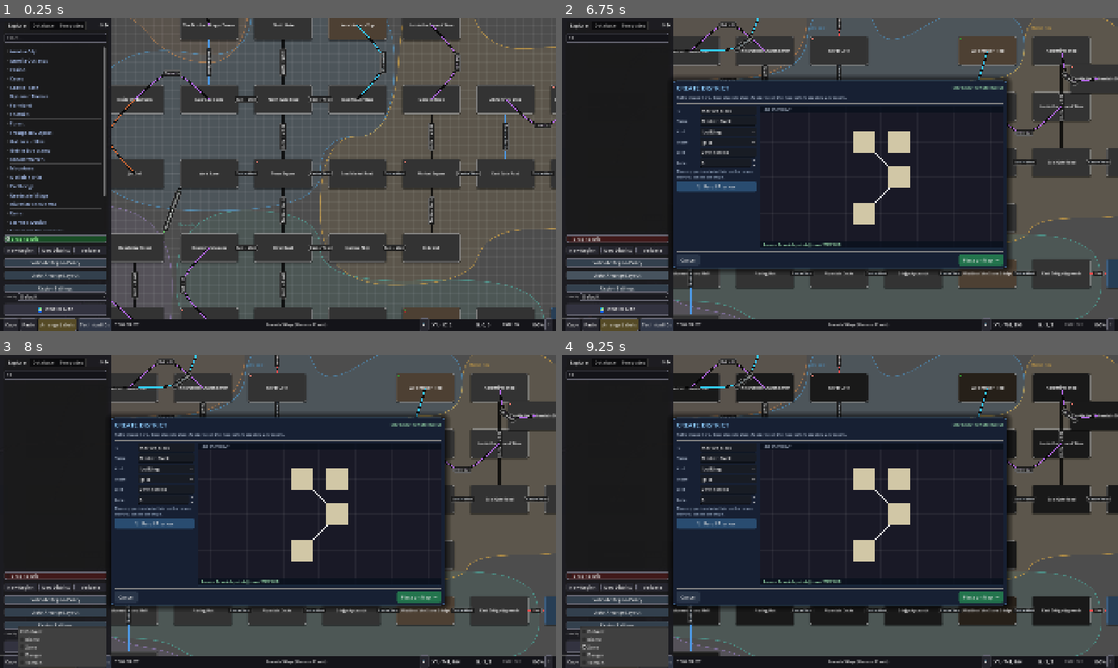
Above: before the commit, frames 1-4 (two rows, left to right).
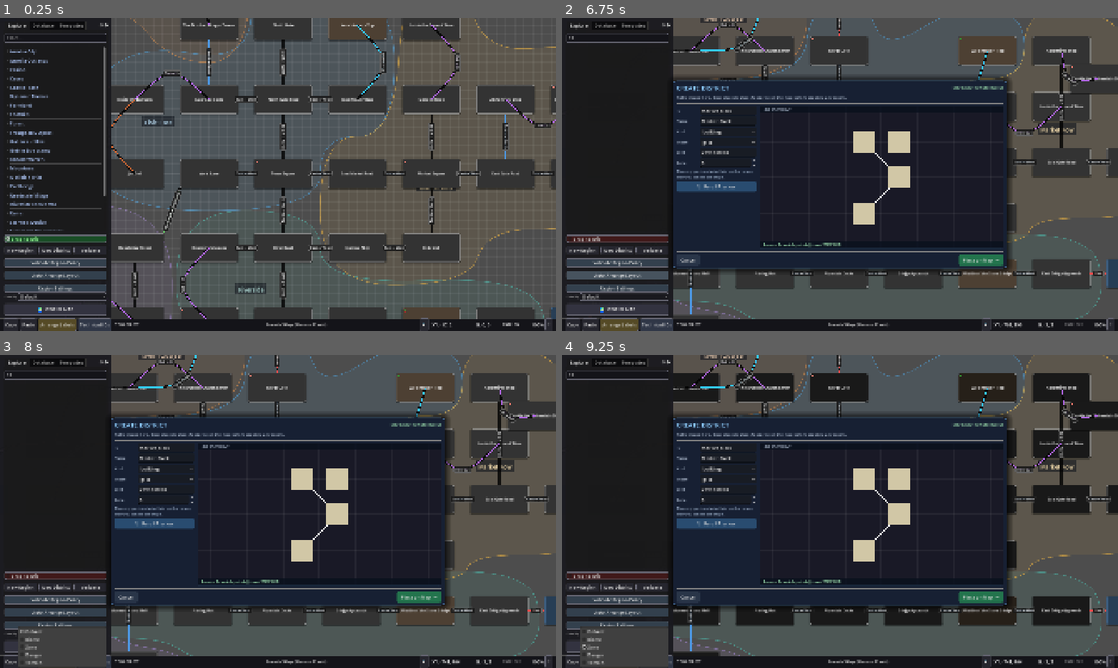
Above: after the commit, the same moments.

Repository: jbax-and-his-ai-pals/008-mud
Game: Godot game, scene res://scenes/Main.tscn
Same seed, same stepped clock (60 frames per second), same inputs: the game is played once before the commit and once after it.
Inputs (mouse positions are in pixels of both pictures, inside the frame that each line leads up to):
- Up to frame 1 (0.25 s): no input
- Up to frame 2 (6.75 s): click (617, 36) at 0.52 s; type "12" at 0.6 s; click "New Region" at 1.25 s; click "New Region" at 2 s; click "New District" at 2.75 s; click "New District" at 3.5 s; click "Snap to Grid" at 4.25 s; click "Validate" at 5 s; click "Validate Region Policy" at 5.75 s; click "Auto-Arrange Layout" at 6.5 s
- Up to frame 3 (8 s): click "Default" at 7.25 s
- Up to frame 4 (9.25 s): click "🌍 WORLD MAP" at 8 s; click "Zone" at 8.75 s

The runs differ from the first frame. In frame 1, 0.4% of the frame differs, in the area x 25-82%, y 31-89%; in frame 2, 0.4%; in frame 3, 0.4%; in frame 4, 0.4%.

Commit message:
Place district labels in the roomiest part of their shape, bigger font
The old label anchor was just the topmost-leftmost room's position, offset
by a fixed hand-tuned vector -- a placement that had nothing to do with
the district's actual (now curved, irregular) rendered shape, and could
sit near an edge or even drift outside it for an oddly-shaped territory.

_find_deepest_owned_cell reuses the same cell-ownership grid the fill/ridge
already compute: a multi-source BFS from every boundary cell (distance 0)
outward finds the owned cell farthest, in grid steps, from any cell that
isn't also this field's -- a cheap grid-based "pole of inaccessibility".
Labeling there means the label sits in the most open part of the district
regardless of how irregular its real shape is, the same way a well-behaved
map label avoids a country's coastline.

Also bumped the font from 12 to 20, switched to a lightened version of the
district's own color instead of a flat near-opaque tint, and added a soft
dark backdrop behind the text for legibility against the fill.

Verified via the Godot 4.7.2 binary: new district_boundary_smoke.gd cases
cover a square's deepest cell landing exactly at its center, an L-shape's
landing inside one of its arms and never on the boundary, and an empty
mask returning a harmless default. Existing smoke tests and a full
headless scene boot both stay clean; a temporary check against the real,
auto-loaded town.json placed all 5 labels at plausible in-shape positions
before being removed.

Co-Authored-By: Claude Sonnet 5 <noreply@anthropic.com>

Diff:
--- a/mud-world-editor/scripts/controllers/GraphController.gd
+++ b/mud-world-editor/scripts/controllers/GraphController.gd
@@ -553,15 +553,17 @@
 			var closed := PackedVector2Array(loop)
 			closed.append(loop[0])
 			district_layer.draw_polyline(closed, ridge, ridge_width, true)
-	for field in fields:
-		var positions: Array[Vector2] = field["positions"]
-		var label_pos := positions[0]
-		for position in positions:
-			if position.y < label_pos.y or (is_equal_approx(position.y, label_pos.y) and position.x < label_pos.x): label_pos = position
-		var title := str(field["name"])
-		var title_size := font.get_string_size(title, HORIZONTAL_ALIGNMENT_LEFT, -1, 12)
-		var color: Color = field["color"]
-		district_layer.draw_string(font, label_pos + Vector2(-104, -92 + title_size.y), title, HORIZONTAL_ALIGNMENT_LEFT, -1, 12, Color(color.r, color.g, color.b, 0.94))
+	const LABEL_FONT_SIZE := 20
+	for field_index in range(fields.size()):
+		var deepest_cell := _find_deepest_owned_cell(owners, field_index)
+		var label_pos: Vector2 = (Vector2(deepest_cell) + Vector2(0.5, 0.5)) * cell_size
+		var title := str(fields[field_index]["name"])
+		var title_size := font.get_string_size(title, HORIZONTAL_ALIGNMENT_LEFT, -1, LABEL_FONT_SIZE)
+		var color: Color = fields[field_index]["color"]
+		var text_origin := label_pos + Vector2(-title_size.x * 0.5, title_size.y * 0.3)
+		var backdrop := Rect2(text_origin + Vector2(-8, -title_size.y - 2), title_size + Vector2(16, 8))
+		district_layer.draw_rect(backdrop, Color(0.04, 0.06, 0.09, 0.55), true)
+		district_layer.draw_string(font, text_origin, title, HORIZONTAL_ALIGNMENT_LEFT, -1, LABEL_FONT_SIZE, color.lightened(0.5))
 
 func _district_field_distance(point: Vector2, field: Dictionary) -> float:
 	var closest := _district_member_distance(point, field)
@@ -619,6 +621,53 @@
 				best_owner = owner
 		if best_owner != current and best_count >= 3: cleaned[cell] = best_owner
 	return cleaned
+
+# The owned cell that sits deepest inside a field's territory -- the one
+# farthest, in grid steps, from any cell that isn't also this field's (a
+# neighbor with a different owner, or simply outside the mask). This is a
+# cheap grid-based stand-in for a "pole of inaccessibility": a label placed
+# here sits in the roomiest part of the district's actual shape instead of
+# a corner or a raw room position, so it reads cleanly regardless of how
+# irregular that shape is. A multi-source BFS from every boundary cell
+# (distance 0) outward finds it in one pass over the field's cells.
+func _find_deepest_owned_cell(owners: Dictionary, field_index: int) -> Vector2i:
+	var neighbor_offsets := [Vector2i(0, -1), Vector2i(0, 1), Vector2i(1, 0), Vector2i(-1, 0)]
+	var field_cells: Array = []
+	for cell in owners:
+		if int(owners[cell]) == field_index: field_cells.append(cell)
+	if field_cells.is_empty(): return Vector2i.ZERO
+
+	var distance: Dictionary = {}
+	var queue: Array = []
+	for cell in field_cells:
+		var is_boundary := false
+		for offset in neighbor_offsets:
+			if int(owners.get(cell + offset, -1)) != field_index:
+				is_boundary = true
+				break
+		if is_boundary:
+			distance[cell] = 0
+			queue.append(cell)
+	if queue.is_empty(): return field_cells[0]
+
+	var head := 0
+	while head < queue.size():
+		var current: Vector2i = queue[head]
+		head += 1
+		for offset in neighbor_offsets:
+			var neighbor: Vector2i = current + offset
+			if int(owners.get(neighbor, -1)) != field_index or distance.has(neighbor): continue
+			distance[neighbor] = distance[current] + 1
+			queue.append(neighbor)
+
+	var best_cell: Vector2i = field_cells[0]
+	var best_distance := -1
+	for cell in field_cells:
+		var d: int = distance.get(cell, 0)
+		if d > best_distance:
+			best_distance = d
+			best_cell = cell
+	return best_cell
 
 # Walks the owned-cell mask for one field into one or more closed,
 # world-space vertex loops (its outer boundary, plus any hole it has been
--- a/mud-world-editor/tests/district_boundary_smoke.gd
+++ b/mud-world-editor/tests/district_boundary_smoke.gd
@@ -42,6 +42,33 @@
 	}
 	var border_result = gc._despeckle_owners(real_border)
 	_assert(int(border_result[Vector2i(0, 0)]) == 0 and int(border_result[Vector2i(1, 0)]) == 1, "an ordinary 2-vs-2 border is left alone")
+
+	# The deepest cell in a 5x5 block should be its exact center -- the one
+	# point farthest, in grid steps, from every edge.
+	var square_owners := {}
+	for x in range(5):
+		for y in range(5):
+			square_owners[Vector2i(x, y)] = 0
+	_assert(gc._find_deepest_owned_cell(square_owners, 0) == Vector2i(2, 2), "a label anchors at the true center of a square district")
+
+	# An L-shape's deepest cell must land inside one of its arms, never on
+	# the boundary -- this is the actual "clean, within the shape" property
+	# a label placed here is meant to guarantee, regardless of how
+	# irregular the district's real shape is.
+	var l_owners := {}
+	for x in range(6):
+		for y in range(2):
+			l_owners[Vector2i(x, y)] = 0
+	for x in range(2):
+		for y in range(2, 6):
+			l_owners[Vector2i(x, y)] = 0
+	var deepest := gc._find_deepest_owned_cell(l_owners, 0)
+	var on_boundary := false
+	for offset in [Vector2i(0, -1), Vector2i(0, 1), Vector2i(1, 0), Vector2i(-1, 0)]:
+		if int(l_owners.get(deepest + offset, -1)) != 0: on_boundary = true
+	_assert(not on_boundary, "an L-shaped district's label anchor is not on its boundary, got %s" % deepest)
+
+	_assert(gc._find_deepest_owned_cell({}, 0) == Vector2i.ZERO, "an empty mask returns a harmless default instead of crashing")
 
 	# Two side-by-side fields must each trace their own loop.
 	var two_field_owners := {
